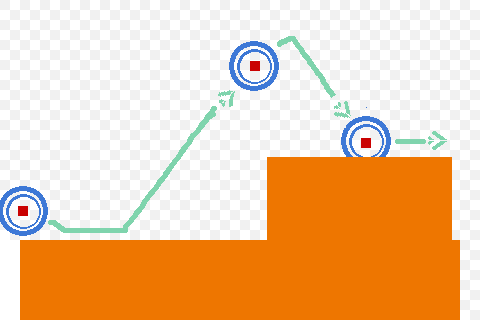
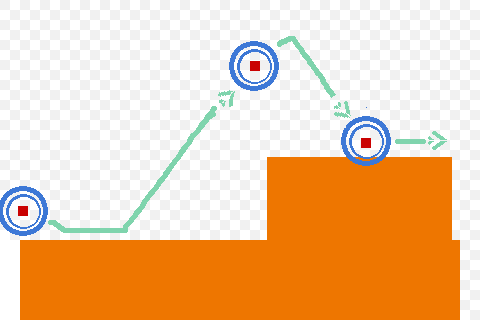
Two versions of the same layered image (480x320). Layer-by-layer changes:
moved "Solution" into group "Terrain" over 347, 157, 385, 166
